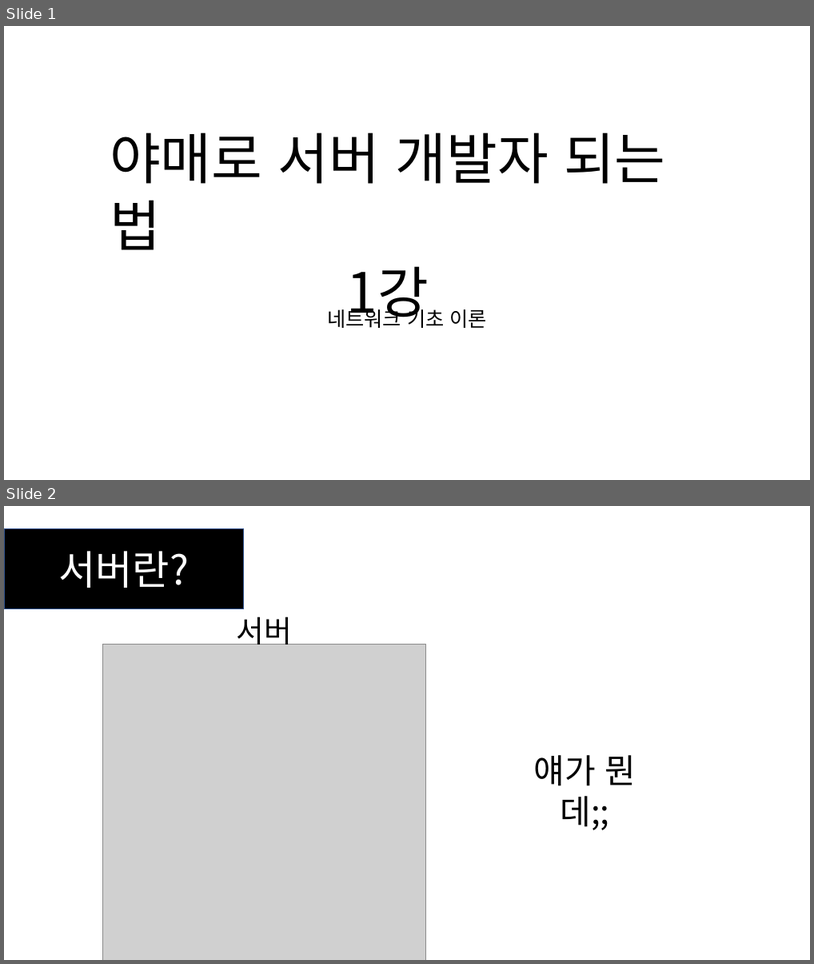
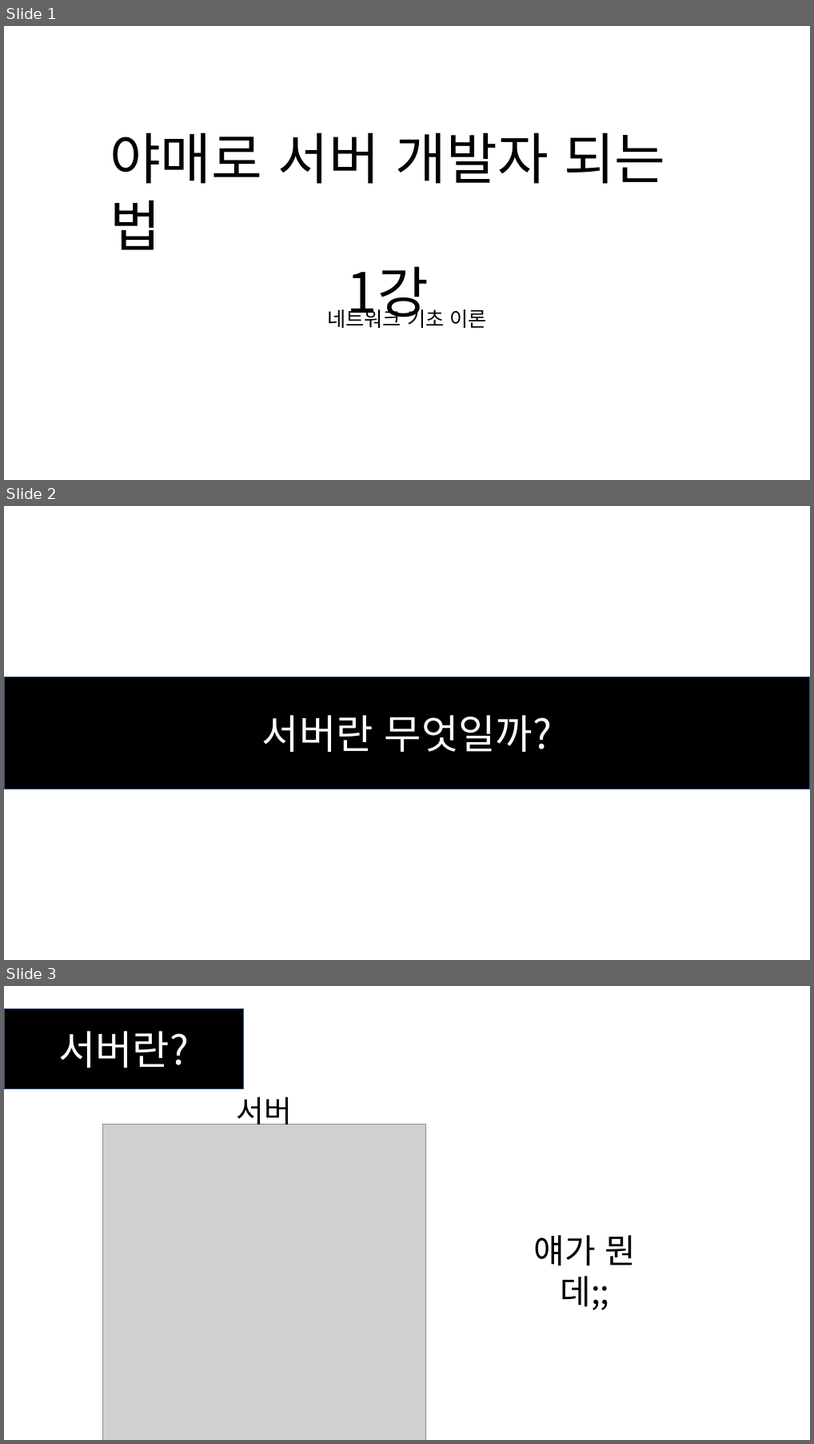
Before and after one commit to SEH00N/SDLU, a slide deck: ServerLecture/PT/1강 네트워크 사전 지식.pptx. Shown one above the other, each under a label of ours: slides 1 and 2 before the commit, slides 1, 2 and 3 after it. The pictures are 814x964 and 814x1444 pixels, drawn with LibreOffice and Linux fonts; fonts in the diff are those of the drawing; grey boxes stand for pictures. Boxes give left, top, right and bottom in pixels: in the first picture for what was removed or moved away, otherwise in the second. Text is boxed around its words. In the diff, an @@ line names an element or a change of style, - is before the commit and + after.

```diff
--- a/ServerLecture/PT/1강 네트워크 사전 지식.pptx
+++ b/ServerLecture/PT/1강 네트워크 사전 지식.pptx
@@ slide 2 added at (4, 506, 810, 960), background #FFFFFF @@
@@ rectangle added at (4, 676, 810, 788), fill #000000, outline #325491 1 pt, 48 pt, text #FFFFFF @@
+서버란 무엇일까?
@@ what was slide 2 is now slide 3 @@
```
Also in this commit, not shown: 4 other slides added, 1 other file.
